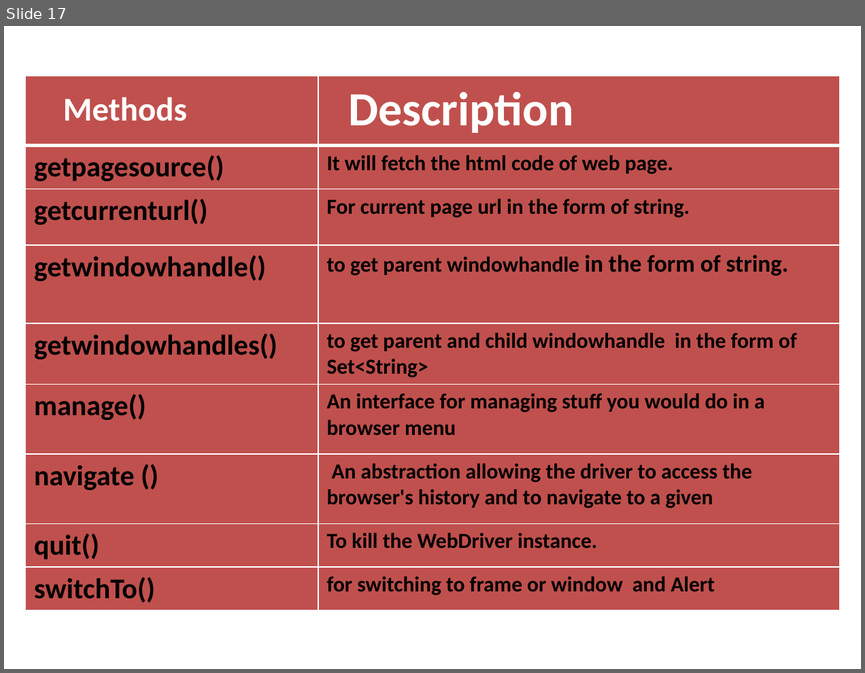
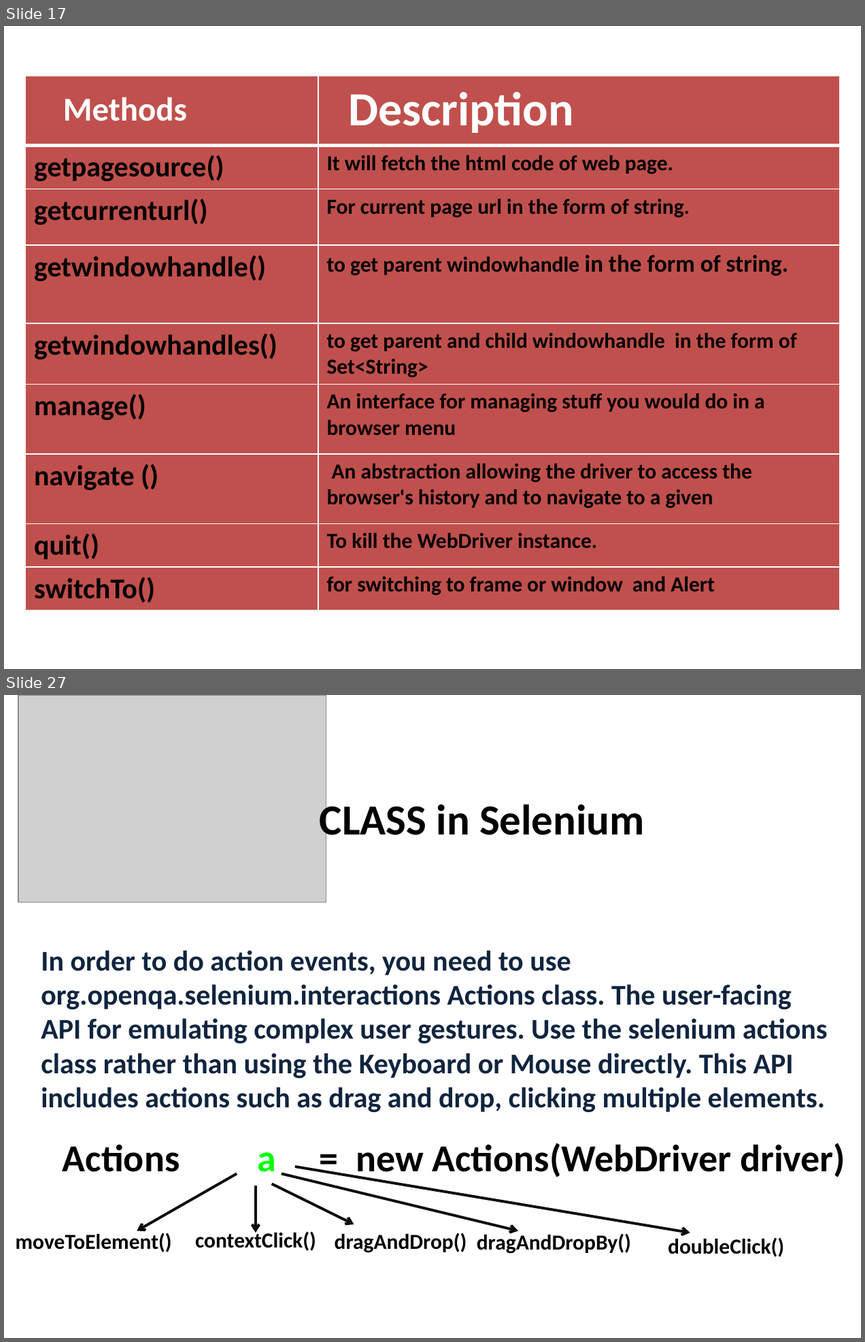
Before and after one commit to ankurverma99/Democmd, a slide deck: Selenium.pptx. Shown one above the other, each under a label of ours: slide 17 before the commit, slides 17 and 27 after it; the slides between them are not shown. The pictures are 865x673 and 865x1342 pixels, drawn with LibreOffice and Linux fonts; fonts in the diff are those of the drawing; grey boxes stand for pictures. Boxes give left, top, right and bottom in pixels: in the first picture for what was removed or moved away, otherwise in the second. Text is boxed around its words. In the diff, an @@ line names an element or a change of style, - is before the commit and + after.

```diff
--- a/Selenium.pptx
+++ b/Selenium.pptx
@@ slide 27 added at <box>4,695,861,1338</box>, background #FFFFFF @@
@@ picture added at <box>18,695,326,902</box> @@
@@ text added at <box>320,799,645,845</box>, 36 pt, text #000000, bold @@
+CLASS in Selenium
@@ text added at <box>41,950,827,1112</box>, 24 pt, text #0F243E, bold @@
+In order to do action events, you need to use org.openqa.selenium.interactions Actions class. The user-facing API for emulating complex user gestures. Use the selenium actions class rather than using the Keyboard or Mouse directly. This API includes actions such as drag and drop, clicking multiple elements.
@@ text added at <box>62,1142,845,1180</box>, 32 pt, text #000000, bold @@
+Actions a = new Actions(WebDriver driver)
@@ arrow added from (237, 1173) to (137, 1231), #0D0D0D 2.25 pt @@
@@ arrow added from (271, 1183) to (354, 1223), #0D0D0D 2.25 pt @@
@@ arrow added from (281, 1173) to (518, 1231), #0D0D0D 2.25 pt @@
@@ arrow added from (295, 1166) to (690, 1232), #0D0D0D 2.25 pt @@
@@ arrow added from (256, 1185) to (256, 1232), #0D0D0D 2.25 pt @@
@@ text added at <box>16,1233,172,1252</box>, 18 pt, text #000000, bold @@
+moveToElement()
@@ text added at <box>195,1229,316,1251</box>, 18 pt, text #000000, bold @@
+contextClick()
@@ text added at <box>334,1233,467,1253</box>, 18 pt, text #000000, bold @@
+dragAndDrop()
@@ text added at <box>477,1232,631,1253</box>, 18 pt, text #000000, bold @@
+dragAndDropBy()
@@ text added at <box>668,1235,784,1257</box>, 18 pt, text #000000, bold @@
+doubleClick()
```
Also in this commit, not shown: 3 slides changed, 7 other slides added.
